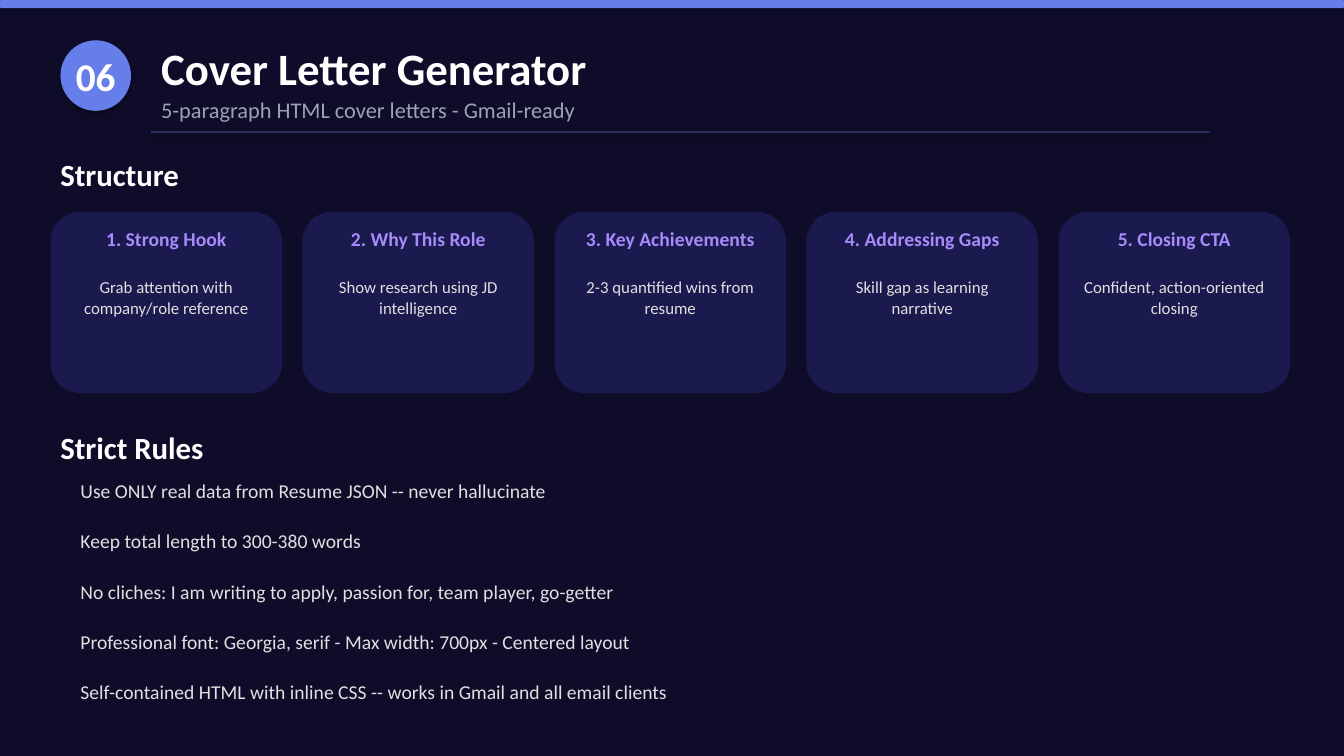
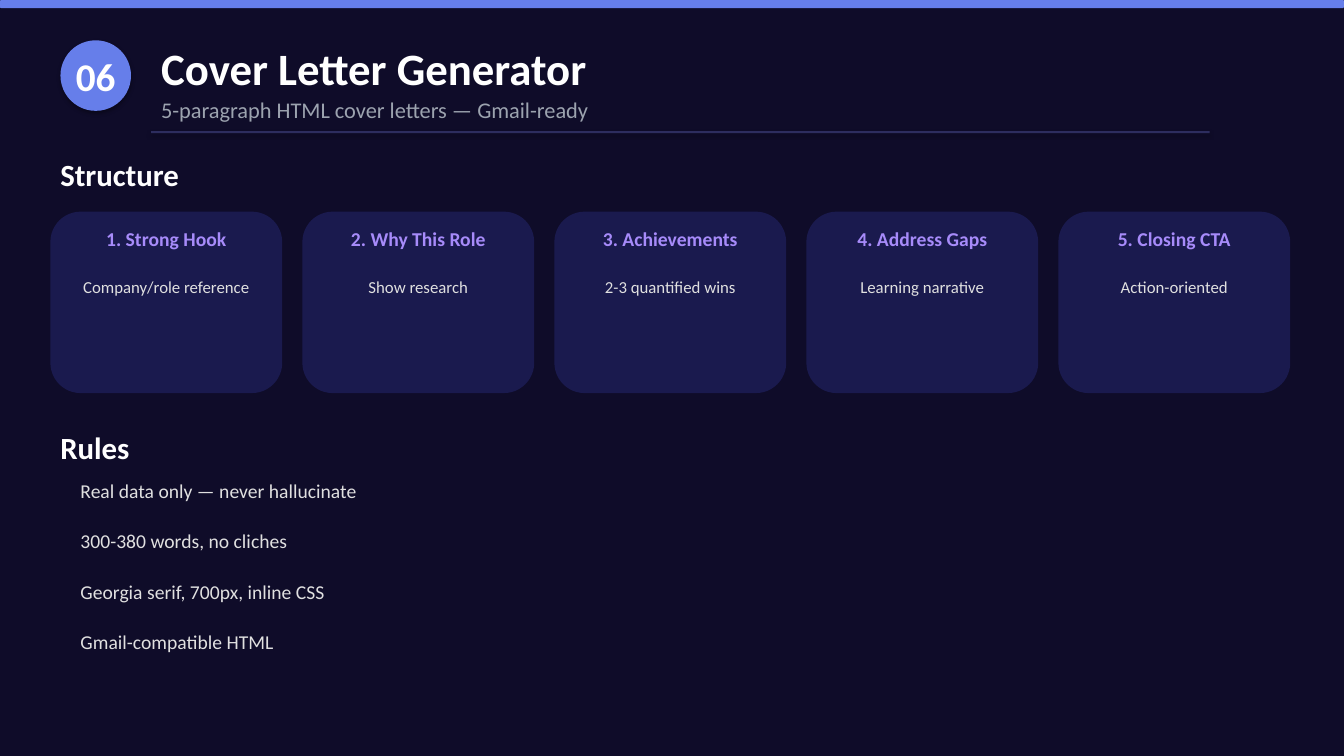
Before and after one commit to nitinkumar30/aiResumeOptimizer, a slide deck: slide 7 of AI_Resume_Optimizer_Presentation.pptx. Drawn at 1344x756 pixels with LibreOffice and Linux fonts; fonts in the diff are those of the drawing. Boxes give left, top, right and bottom in pixels: in the first picture for what was removed or moved away, otherwise in the second. Text is boxed around its words. In the diff, an @@ line names an element or a change of style, - is before the commit and + after.

```diff
--- a/AI_Resume_Optimizer_Presentation.pptx
+++ b/AI_Resume_Optimizer_Presentation.pptx
@@ text at (161, 102, 588, 122): text changed @@
-5-paragraph HTML cover letters - Gmail-ready
+5-paragraph HTML cover letters — Gmail-ready
@@ text at (603, 232, 737, 246): text changed @@
-3. Key Achievements
+3. Achievements
@@ text at (857, 232, 987, 249): text changed @@
-4. Addressing Gaps
+4. Address Gaps
@@ text at (83, 281, 249, 296): text changed @@
-Grab attention with company/role reference
+Company/role reference
@@ text at (368, 281, 468, 293): text changed @@
-Show research using JD intelligence
+Show research
@@ text at (605, 281, 735, 296): text changed @@
-2-3 quantified wins from resume
+2-3 quantified wins
@@ text at (860, 281, 984, 296): text changed @@
-Skill gap as learning narrative
+Learning narrative
@@ text at (1121, 281, 1228, 293): text changed @@
-Confident, action-oriented closing
+Action-oriented
@@ text at (60, 437, 129, 460): text changed @@
-Strict Rules
+Rules
@@ text at (80, 484, 356, 501): text changed @@
-Use ONLY real data from Resume JSON -- never hallucinate
+Real data only — never hallucinate
@@ text at (80, 534, 287, 550): text changed @@
-Keep total length to 300-380 words
+300-380 words, no cliches
@@ text at (80, 585, 324, 603): text changed @@
-No cliches: I am writing to apply, passion for, team player, go-getter
+Georgia serif, 700px, inline CSS
@@ text at (80, 635, 274, 652): text changed @@
-Professional font: Georgia, serif - Max width: 700px - Centered layout
+Gmail-compatible HTML
@@ text removed at (80, 685, 666, 699) @@
-Self-contained HTML with inline CSS -- works in Gmail and all email clients
```
Also in this commit, not shown: 10 other slides changed, 2 slides added, 1 slide removed, 8 other files.
